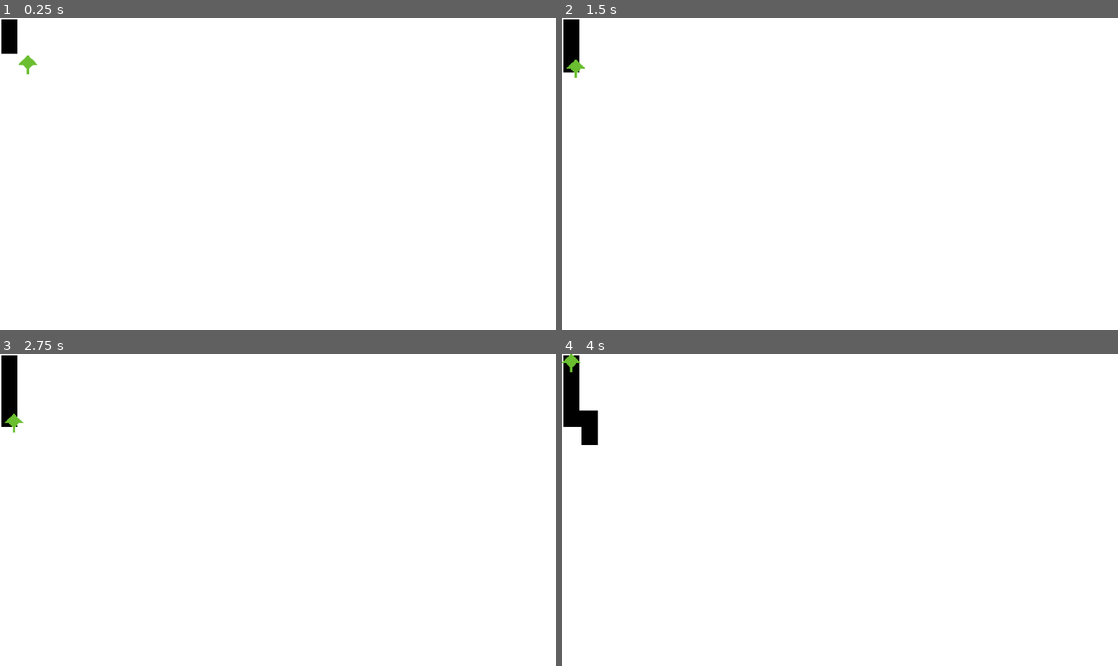
Above: before the commit, frames 1-4 (two rows, left to right).
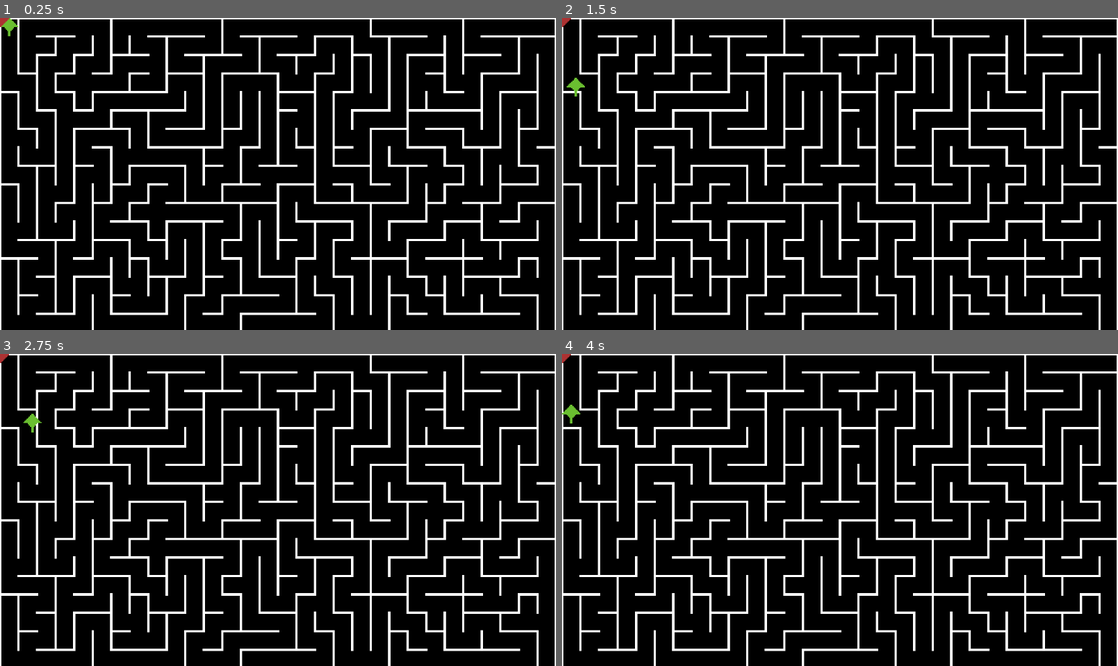
Above: after the commit, the same moments.

Repository: vividskiess/COS30031
Game: Godot game, scene res://scenes/level.tscn
The game is run twice, just before and just after one commit, with the same random seed, the same clock (stepped at 60 frames per second) and the same inputs.
Inputs:
- Up to frame 1 (0.25 s): no input
- Up to frame 2 (1.5 s): tap Enter at 0.5 s; hold D (move_right) 0.53-1.28 s; hold S (move_down) from 1.28 s (still down)
- Up to frame 3 (2.75 s): release S (move_down) at 2.03 s; hold D (move_right) from 2.03 s (still down)
- Up to frame 4 (4 s): tap Space at 2.75 s; release D (move_right) at 2.78 s; hold W (move_up) 2.78-3.53 s; tap Enter at 3.5 s; hold A (move_left) from 3.53 s (still down)

The runs differ from the first frame. In frame 1, 89% of the frame differs, in the area x 0-100%, y 0-100%; in frame 2, 89%; in frame 3, 89%; in frame 4, 88%.

Commit message:
Renamed maze script + add scenes and sprites for key and exit

Diff:
--- /dev/null
+++ b/scenes/exit.tscn
@@ -0,0 +1,14 @@
+[gd_scene format=3 uid="uid://ch7pkrix0chsq"]
+
+[ext_resource type="Texture2D" uid="uid://dfrhtq7mk6bf1" path="res://assets/minigame/exit.png" id="1_l0aq0"]
+
+[sub_resource type="RectangleShape2D" id="RectangleShape2D_gjin0"]
+size = Vector2(16, 16)
+
+[node name="Exit" type="Area2D" unique_id=1968971953]
+
+[node name="Sprite2D" type="Sprite2D" parent="." unique_id=520393204]
+texture = ExtResource("1_l0aq0")
+
+[node name="CollisionShape2D" type="CollisionShape2D" parent="." unique_id=1736996557]
+shape = SubResource("RectangleShape2D_gjin0")
--- /dev/null
+++ b/scenes/key.tscn
@@ -0,0 +1,15 @@
+[gd_scene format=3 uid="uid://dieo08muy21hl"]
+
+[ext_resource type="Texture2D" uid="uid://b8hu6h83ui8yd" path="res://assets/minigame/key.png" id="1_yk2u2"]
+
+[sub_resource type="RectangleShape2D" id="RectangleShape2D_bntgb"]
+size = Vector2(12, 15)
+
+[node name="Key" type="Area2D" unique_id=203972376]
+
+[node name="Sprite2D" type="Sprite2D" parent="." unique_id=1808216121]
+texture = ExtResource("1_yk2u2")
+
+[node name="CollisionShape2D" type="CollisionShape2D" parent="." unique_id=2043386077]
+position = Vector2(0, -0.5)
+shape = SubResource("RectangleShape2D_bntgb")
--- a/scenes/level.tscn
+++ b/scenes/level.tscn
@@ -1,6 +1,6 @@
 [gd_scene format=3 uid="uid://boyerhl0b557u"]
 
-[ext_resource type="Script" uid="uid://km2f3dynmtnh" path="res://scripts/level_old.gd" id="1_w8frs"]
+[ext_resource type="Script" uid="uid://km2f3dynmtnh" path="res://scripts/level.gd" id="1_w8frs"]
 [ext_resource type="Texture2D" uid="uid://ddy2c4m3qt6aa" path="res://assets/minigame/maze_00.png" id="2_gunhw"]
 [ext_resource type="Texture2D" uid="uid://bakrgeo14o2t3" path="res://assets/minigame/path_and_wall.png" id="2_w8frs"]
 [ext_resource type="Texture2D" uid="uid://dw38e3a12wv8p" path="res://assets/minigame/maze_01.png" id="3_8gofh"]
@@ -19,6 +19,8 @@
 [ext_resource type="Texture2D" uid="uid://puef7bp6rr4y" path="res://assets/minigame/maze_08.png" id="17_gur6y"]
 [ext_resource type="PackedScene" uid="uid://dixuoy8uubxwi" path="res://scenes/player.tscn" id="18_82cfe"]
 [ext_resource type="Texture2D" uid="uid://c64if1kbdqm16" path="res://assets/minigame/maze_09.png" id="18_v3why"]
+[ext_resource type="PackedScene" uid="uid://dieo08muy21hl" path="res://scenes/key.tscn" id="20_h6wmr"]
+[ext_resource type="PackedScene" uid="uid://ch7pkrix0chsq" path="res://scenes/exit.tscn" id="21_pqd0y"]
 
 [sub_resource type="TileSetAtlasSource" id="TileSetAtlasSource_gunhw"]
 texture = ExtResource("2_gunhw")
@@ -151,4 +153,8 @@
 tile_set = SubResource("TileSet_bntgb")
 
 [node name="Player" parent="." unique_id=206688917 instance=ExtResource("18_82cfe")]
-position = Vector2(32, 32)
+position = Vector2(8, 8)
+
+[node name="Key" parent="." unique_id=203972376 instance=ExtResource("20_h6wmr")]
+
+[node name="Exit" parent="." unique_id=1968971953 instance=ExtResource("21_pqd0y")]
--- a/scripts/level_old.gd
+++ b/scripts/level.gd
@@ -28,6 +28,10 @@
 var height = 17 # Maze width (tiles)
 
 var maze_seed = 0 # Seed value for map.
+
+var counter = 0
+var key_spawn = (width * height)/2 - 1
+var exit_spawn = (width * height) - 1
 
 @onready var Map = $TileMapLayer # Reference to the tile map for convenience.
 
@@ -73,6 +77,9 @@
 			Map.set_cell(next, next_walls, Vector2i(0, 0), 0) # Actually replaces tile.
 			current = next # Next tile is now the current tile.
 			unvisited.erase(current) # Erases the current tile from unvisited, as it will now be visited through a new iteration of this while loop.
+			counter += 1
+			if (counter == key_spawn or counter == exit_spawn):
+				pass
 		elif stack: # Checks if stack is currently not empty - this is only if there are no neighbours to be scanned - this is where we backtrack recursively.
 			current = stack.pop_back()
-		await get_tree().create_timer(1).timeout # Shows maze creation in real time.
+		# await get_tree().create_timer(0.005).timeout # Shows maze creation in real time.
--- a/scripts/level_new.gd
+++ /dev/null
@@ -1,66 +0,0 @@
-extends Node2D
-
-@onready var Map = $TileMapLayer # Reference to tile map for convenience.
-
-const ROWS = 34 # Number of tile rows in the maze - height equivalent.
-const COLUMNS = 60 # Number of tile columns in the maze - width equivalent.
-const PATH = Vector2i(0, 0) # Atlas coordinates for navigatable path.
-const WALL = Vector2i(1, 0) # Atlas coordinates for wall.
-
-var maze = []
-
-func _ready() -> void:
-	create_maze()
-
-func create_maze():
-	clear_maze() # Resets the maze before creating one - a sanity check.
-
-	var starting_row = 1
-	var starting_column = 1
-	maze[starting_row][starting_column] = 0
-
-	make_path(starting_row, starting_column)
-
-	draw_maze()
-
-func clear_maze():
-	maze = []
-	for r in range(ROWS):
-		var row = []
-		for c in range(COLUMNS):
-			row.append(1)
-		maze.append(row)
-
-func make_path(row, column):
-	var directions = [
-		[-2, 0], # North
-		[0, 2], # East
-		[2, 0], # South
-		[0, -2] # West
-	]
-
-	directions.shuffle()
-
-	for d in directions:
-		var d_row = d[0]
-		var d_column = d[1]
-
-		var new_row = row + d_row
-		var new_column = column + d_column
-
-		if (new_row > 0 and
-		new_row < (ROWS - 1) and
-		new_column > 0 and
-		new_column < (COLUMNS - 1) and
-		maze[new_row][new_column] == 1):
-			maze[new_row][new_column] = 0
-			maze[row + d_row / 2][column + d_column / 2] = 0
-			make_path(new_row, new_column)
-
-func draw_maze():
-	Map.clear()
-
-	for r in range(ROWS):
-		for c in range(COLUMNS):
-			var tile_type = WALL if maze[r][c] == 1 else PATH
-			Map.set_cell(Vector2i(c, r), 0, tile_type)
Binary file added: assets/minigame/exit.png
Not shown, added: assets/minigame/exit.png.import
Binary file added: assets/minigame/key.png
Not shown, added: assets/minigame/key.png.import
Renamed: scripts/level_old.gd.uid -> scripts/level.gd.uid
Not shown, removed: scripts/level_new.gd.uid
